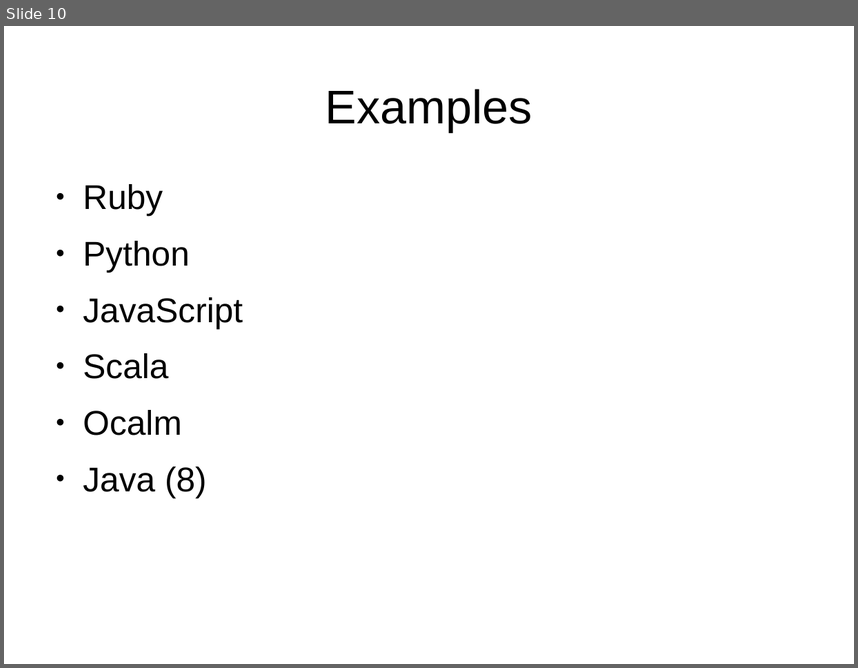
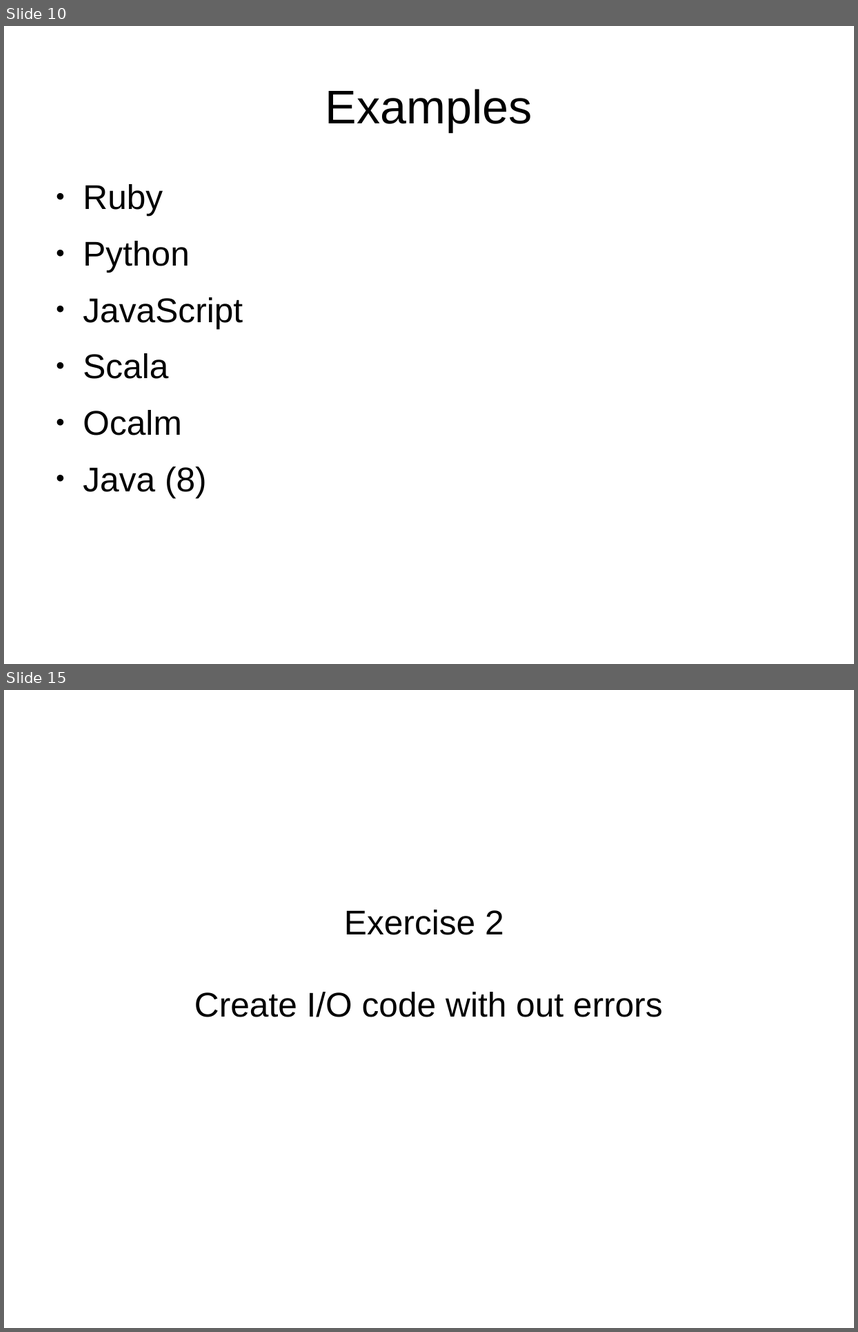
Before and after one commit to Koziolek/warsjawa_2014, a slide deck: beginning_fp/ch1.odp. Shown one above the other, each under a label of ours: slide 10 before the commit, slides 10 and 15 after it; the slides between them are not shown. The pictures are 858x668 and 858x1332 pixels, drawn with LibreOffice and Linux fonts; fonts in the diff are those of the drawing. Boxes give left, top, right and bottom in pixels: in the first picture for what was removed or moved away, otherwise in the second. Text is boxed around its words. In the diff, an @@ line names an element or a change of style, - is before the commit and + after.

```diff
--- a/beginning_fp/ch1.odp
+++ b/beginning_fp/ch1.odp
@@ slide 15 added at [4,690,854,1328], background #FFFFFF @@
@@ subtitle added at [194,909,663,1017], 32 pt, text #000000 @@
+Exercise 2
+Create I/O code with out errors
```
Also in this commit, not shown: 2 slides changed, 8 other slides added, 2 other files.
